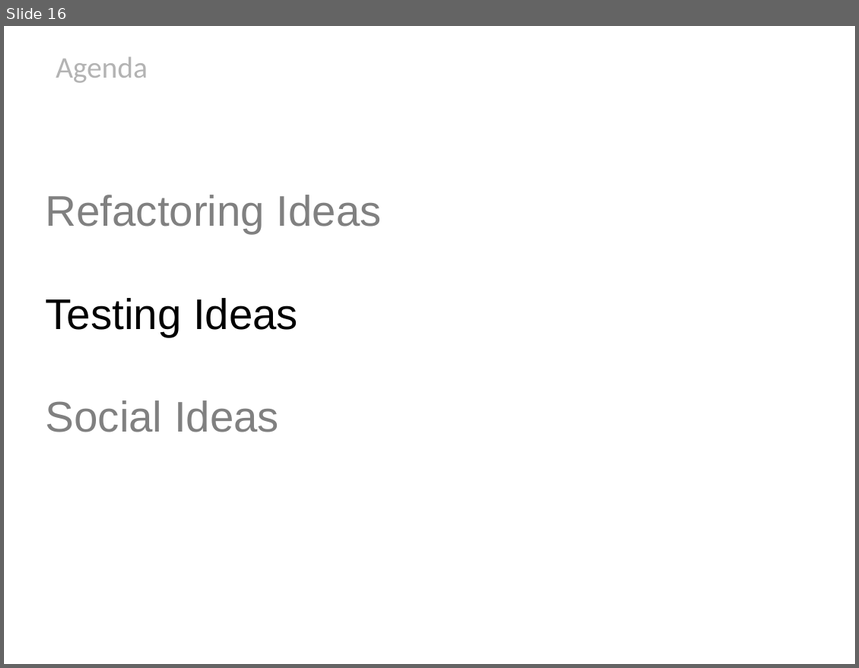
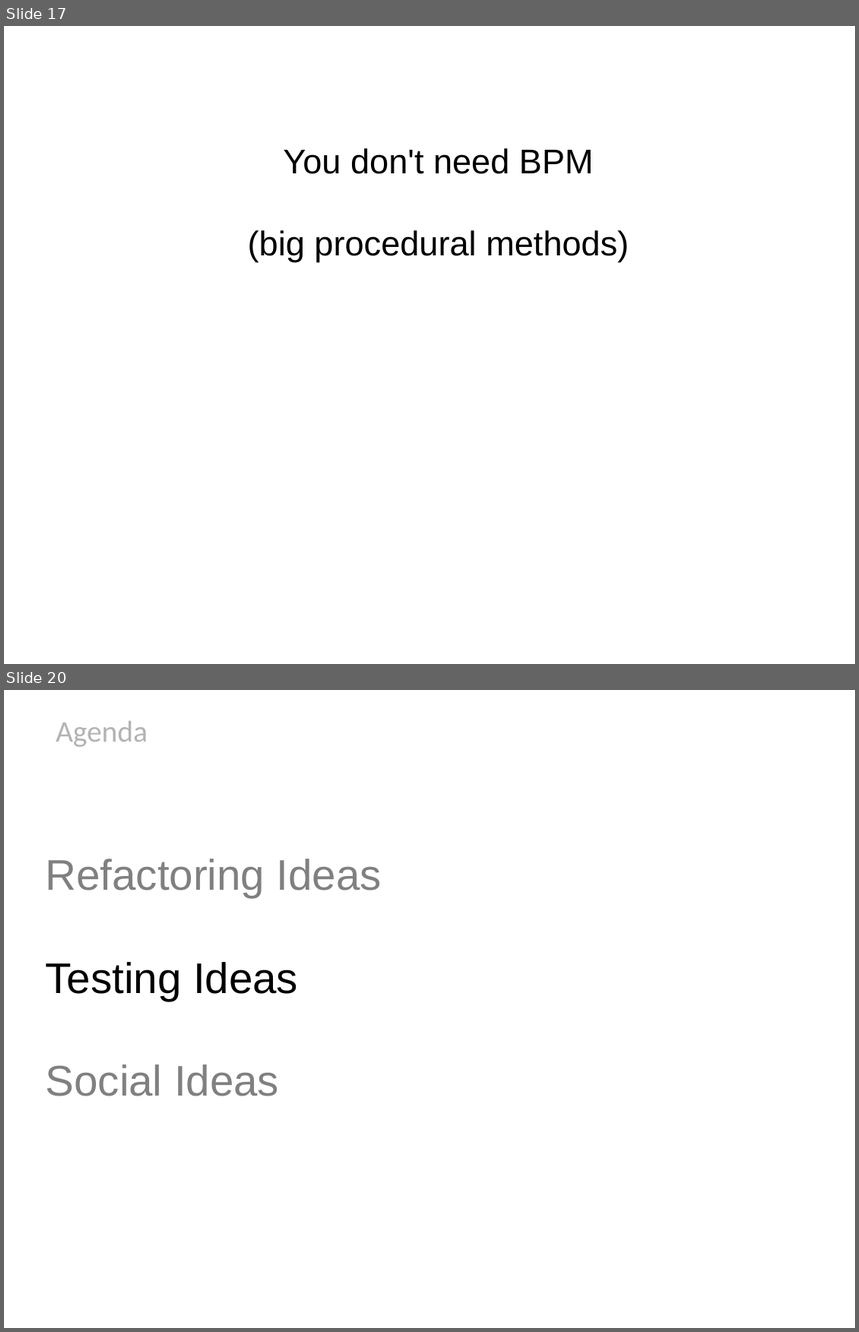
Before and after one commit to HamletDRC/presentations, a slide deck: newideasforoldcode/NewIdeasForOldCode_Confess2011.odp. Shown one above the other, each under a label of ours: slide 16 before the commit, slides 17 and 20 after it; the slides between them are not shown. The pictures are 859x668 and 859x1332 pixels, drawn with LibreOffice and Linux fonts; fonts in the diff are those of the drawing; background and template pictures are left out. Boxes give left, top, right and bottom in pixels: in the first picture for what was removed or moved away, otherwise in the second. Text is boxed around its words. In the diff, an @@ line names an element or a change of style, - is before the commit and + after.

Commit message:
added extract method object slides.

```diff
--- a/newideasforoldcode/NewIdeasForOldCode_Confess2011.odp
+++ b/newideasforoldcode/NewIdeasForOldCode_Confess2011.odp
@@ slide 17 added at <box>4,26,855,664</box>, background picture (left out) @@
@@ subtitle added at <box>248,148,629,262</box>, 32 pt, text #000000 @@
+You don't need BPM
+(big procedural methods)
@@ what was slide 16 is now slide 20 @@
```
Also in this commit, not shown: 3 other slides added, 2 slides removed, 5 other files.
